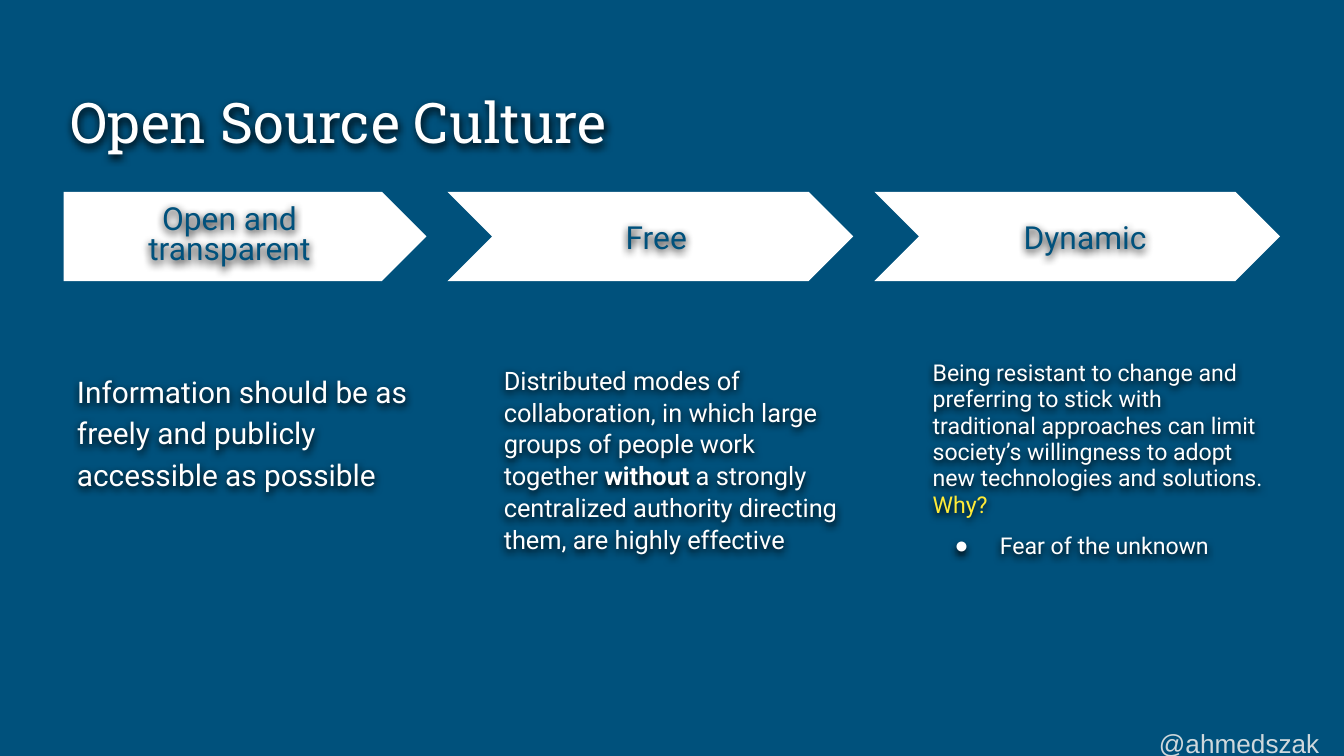
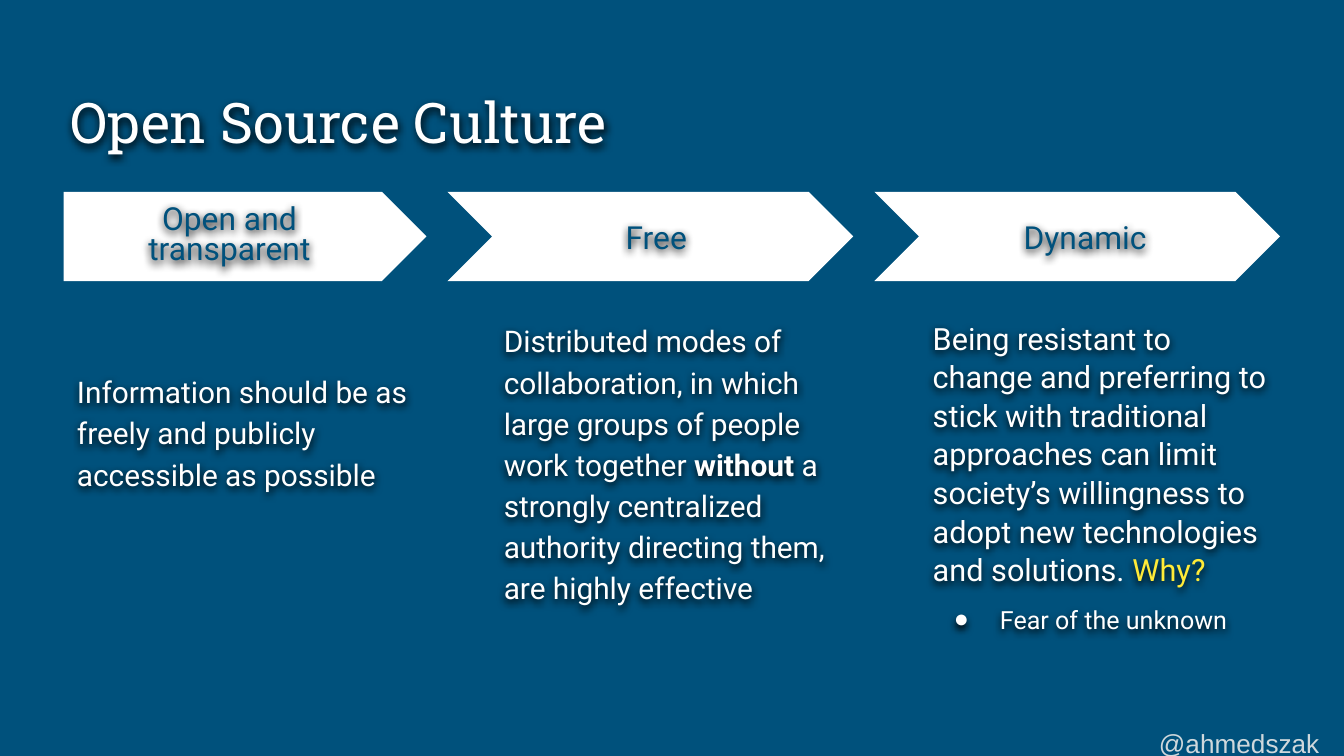
Before and after one commit to ahmedsobeh/conference-talks, a slide deck: slide 35 of foss-backstage/The F in FOSS Affording Open Source in Developing Countries.pptx. Drawn at 1344x756 pixels with LibreOffice and Linux fonts; fonts in the diff are those of the drawing. Boxes give left, top, right and bottom in pixels: in the first picture for what was removed or moved away, otherwise in the second. Text is boxed around its words. In the diff, an @@ line names an element or a change of style, - is before the commit and + after.

```diff
--- a/foss-backstage/The F in FOSS Affording Open Source in Developing Countries.pptx
+++ b/foss-backstage/The F in FOSS Affording Open Source in Developing Countries.pptx
@@ text "Distributed modes of collaboration, in ..." at (504, 329, 825, 606): size 13.6 to 16 pt; line spacing 1.05 to 1.15; less space between paragraphs @@
@@ text "Being resistant to change and ..." at (933, 328, 1266, 631): size 12.4 to 16.4 pt in "Being resistant to change and preferring to ..."; size 12.4 to 13.4 pt in "Fear of the unknown"; line spacing 0.95 to 1.05; less space between paragraphs @@
```
Also in this commit, not shown: 16 other slides changed.
